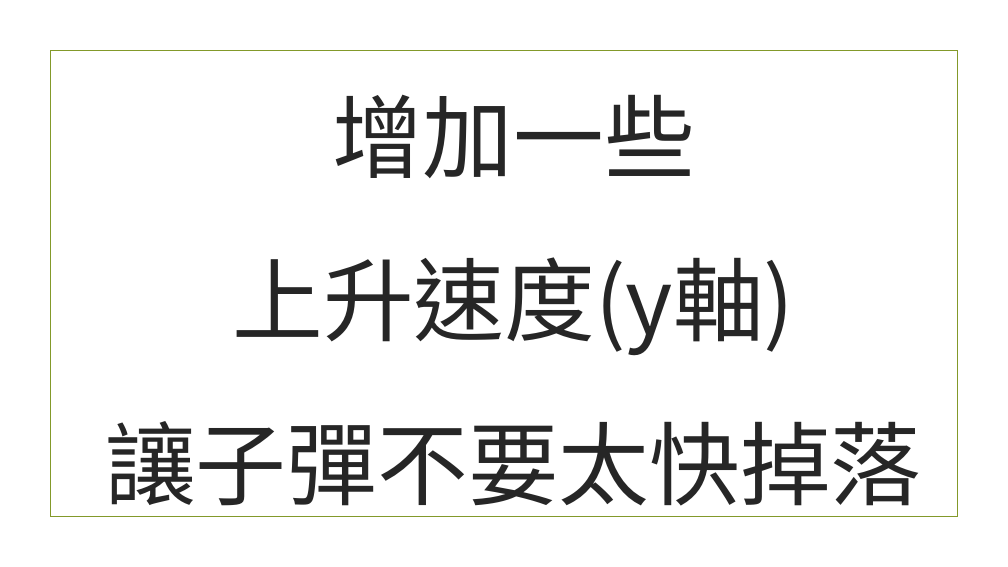
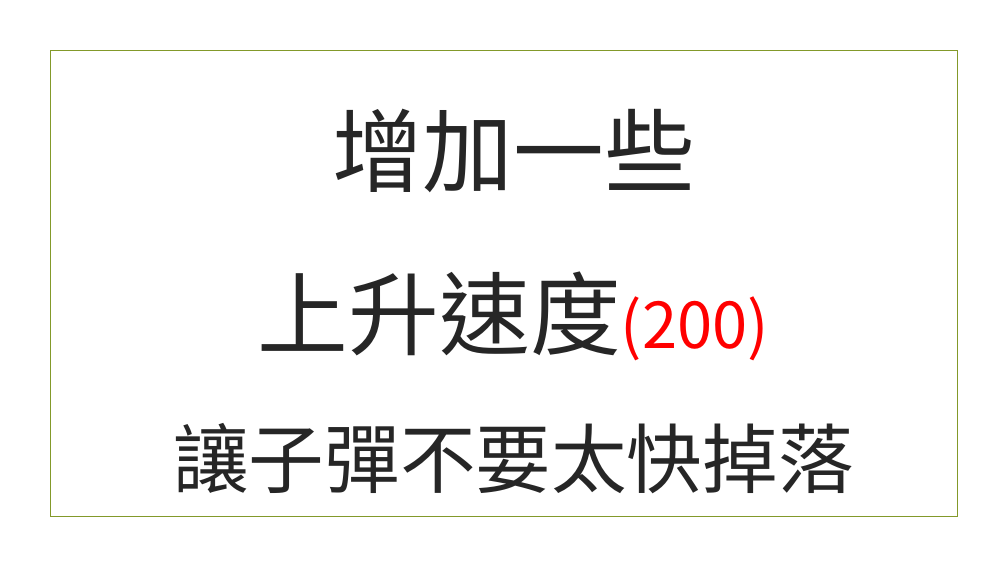
Before and after one commit to beardad1975/py4t, a slide deck: slide 9 of 課程資料/物理撞擊實驗室/物理撞擊實驗室簡報.pptx (slide 10 before the commit). Drawn at 1008x567 pixels with LibreOffice and Linux fonts; fonts in the diff are those of the drawing; background and template pictures are left out. Boxes give left, top, right and bottom in pixels: in the first picture for what was removed or moved away, otherwise in the second. Text is boxed around its words. In the diff, an @@ line names an element or a change of style, - is before the commit and + after.

```diff
--- a/課程資料/物理撞擊實驗室/物理撞擊實驗室簡報.pptx
+++ b/課程資料/物理撞擊實驗室/物理撞擊實驗室簡報.pptx
@@ title at [173,108,853,493]: text changed; size 86.4 to 72 pt @@
-增加一些
-上升速度(y軸)
-讓子彈不要太快掉落
+增加一些
+上升速度(200)
+讓子彈不要太快掉落
```
Also in this commit, not shown: 12 other slides changed, 17 slides added, 4 slides removed, 15 other files.
